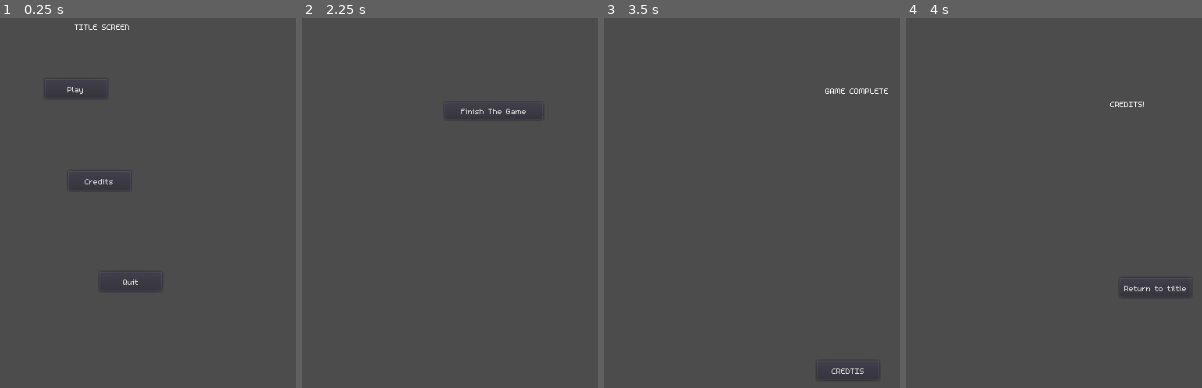
Above: before the commit, frames 1-4 (left to right).
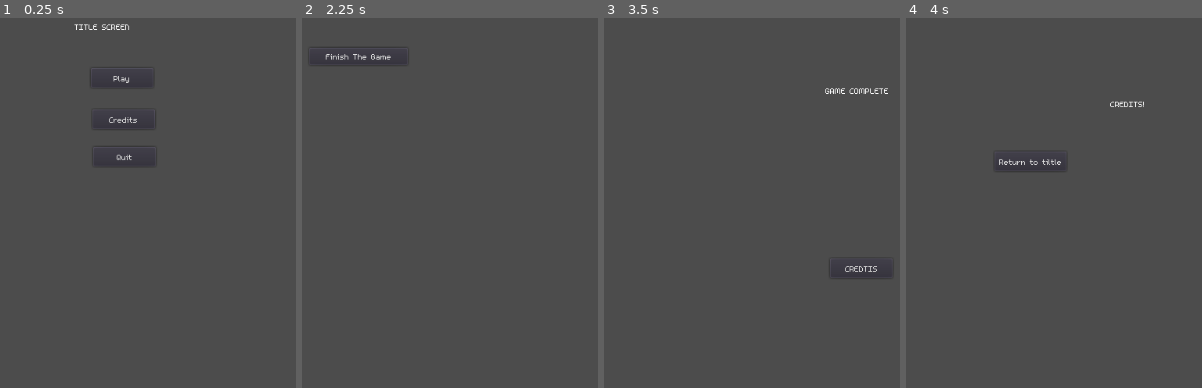
Above: after the commit, the same moments.

Repository: m-r-hunt/godot_project_template
Game: Godot game, scene res://scenes/screens/main.tscn
Two runs of this game, one before a commit and one after it. Both use one fixed random seed, a clock stepped at 60 frames per second and the inputs below.
Inputs:
- Up to frame 1 (0.25 s): no input
- Up to frame 2 (2.25 s): click "Credits" at 0.5 s; click "Return to tiltle" at 1.25 s; click "Play" at 2 s
- Up to frame 3 (3.5 s): click "Finish The Game" at 2.75 s
- Up to frame 4 (4 s): click "CREDTIS" at 3.5 s

The runs differ from the first frame. In frame 1, 0.3% of the frame differs, in the area x 22-47%, y 15-73%; in frame 2, 0.3%; in frame 3, 0.2%; in frame 4, 0.3%.

Commit message:
Make button scene into a 2d node by default

Diff:
--- a/scenes/objects/button.tscn
+++ b/scenes/objects/button.tscn
@@ -2,10 +2,12 @@
 
 [ext_resource path="res://scripts/button.gd" type="Script" id=1]
 
-[node name="Button" type="Button"]
+[node name="Button" type="Node2D"]
+script = ExtResource( 1 )
+
+[node name="Button" type="Button" parent="."]
 margin_right = 80.0
 margin_bottom = 25.0
-script = ExtResource( 1 )
 __meta__ = {
 "_edit_use_anchors_": false
 }
--- a/scenes/screens/actual_gameplay.tscn
+++ b/scenes/screens/actual_gameplay.tscn
@@ -3,10 +3,10 @@
 [node name="ActualGameplay" type="Node2D"]
 
 [node name="Button" type="Button" parent="."]
-margin_left = 327.0
-margin_top = 157.0
-margin_right = 453.0
-margin_bottom = 179.0
+margin_left = 154.0
+margin_top = 87.0
+margin_right = 280.0
+margin_bottom = 109.0
 text = "Finish The Game"
 __meta__ = {
 "_edit_use_anchors_": false
--- a/scenes/screens/credits.tscn
+++ b/scenes/screens/credits.tscn
@@ -17,8 +17,5 @@
 }
 
 [node name="TitleButton" parent="." instance=ExtResource( 2 )]
-margin_left = 418.0
-margin_top = 382.0
-margin_right = 498.0
-margin_bottom = 407.0
+position = Vector2( 258, 220 )
 text = "Return to tiltle"
--- a/scenes/screens/game_complete.tscn
+++ b/scenes/screens/game_complete.tscn
@@ -17,8 +17,5 @@
 }
 
 [node name="CreditsButton" parent="." instance=ExtResource( 2 )]
-margin_left = 417.0
-margin_top = 488.0
-margin_right = 497.0
-margin_bottom = 513.0
+position = Vector2( 434, 357 )
 text = "CREDTIS"
--- a/scenes/screens/gameplay.tscn
+++ b/scenes/screens/gameplay.tscn
@@ -9,6 +9,7 @@
 script = ExtResource( 1 )
 
 [node name="PauseScreen" parent="." instance=ExtResource( 2 )]
+visible = false
 
 [node name="ActualGameplay" parent="." instance=ExtResource( 3 )]
 pause_mode = 1
--- a/scenes/screens/pause_screen.tscn
+++ b/scenes/screens/pause_screen.tscn
@@ -4,18 +4,11 @@
 
 [node name="PauseScreen" type="Node2D"]
 pause_mode = 2
-visible = false
 
 [node name="ResumeButton" parent="." instance=ExtResource( 2 )]
-margin_left = 428.0
-margin_top = 330.0
-margin_right = 508.0
-margin_bottom = 355.0
+position = Vector2( 76.8421, 43.1579 )
 text = "RESUME"
 
 [node name="TitleButton" parent="." instance=ExtResource( 2 )]
-margin_left = 452.0
-margin_top = 421.0
-margin_right = 532.0
-margin_bottom = 446.0
+position = Vector2( 95.7895, 93.6842 )
 text = "TITLE"
--- a/scenes/screens/title.tscn
+++ b/scenes/screens/title.tscn
@@ -7,24 +7,15 @@
 script = ExtResource( 2 )
 
 [node name="PlayButton" parent="." instance=ExtResource( 1 )]
-margin_left = 202.0
-margin_top = 127.0
-margin_right = 282.0
-margin_bottom = 152.0
+position = Vector2( 261, 113 )
 text = "Play"
 
 [node name="CreditsButton" parent="." instance=ExtResource( 1 )]
-margin_left = 232.0
-margin_top = 245.0
-margin_right = 312.0
-margin_bottom = 270.0
+position = Vector2( 263, 166 )
 text = "Credits"
 
 [node name="QuitButton" parent="." instance=ExtResource( 1 )]
-margin_left = 272.0
-margin_top = 374.0
-margin_right = 352.0
-margin_bottom = 399.0
+position = Vector2( 264, 214 )
 text = "Quit"
 
 [node name="Label" type="Label" parent="."]
--- a/scripts/button.gd
+++ b/scripts/button.gd
@@ -1,4 +1,25 @@
-extends Button
+extends Node2D
+
+tool
+
+
+export var text := "" setget set_text
+
+
+signal pressed
+
+
+func _ready():
+	Utils.e_connect($Button, "pressed", self, "on_pressed")
+
+
+func set_text(t):
+	text = t
+	$Button.text = t
+
+
+func on_pressed():
+	emit_signal("pressed")
 
 
 func set_selected(_selected: bool):
